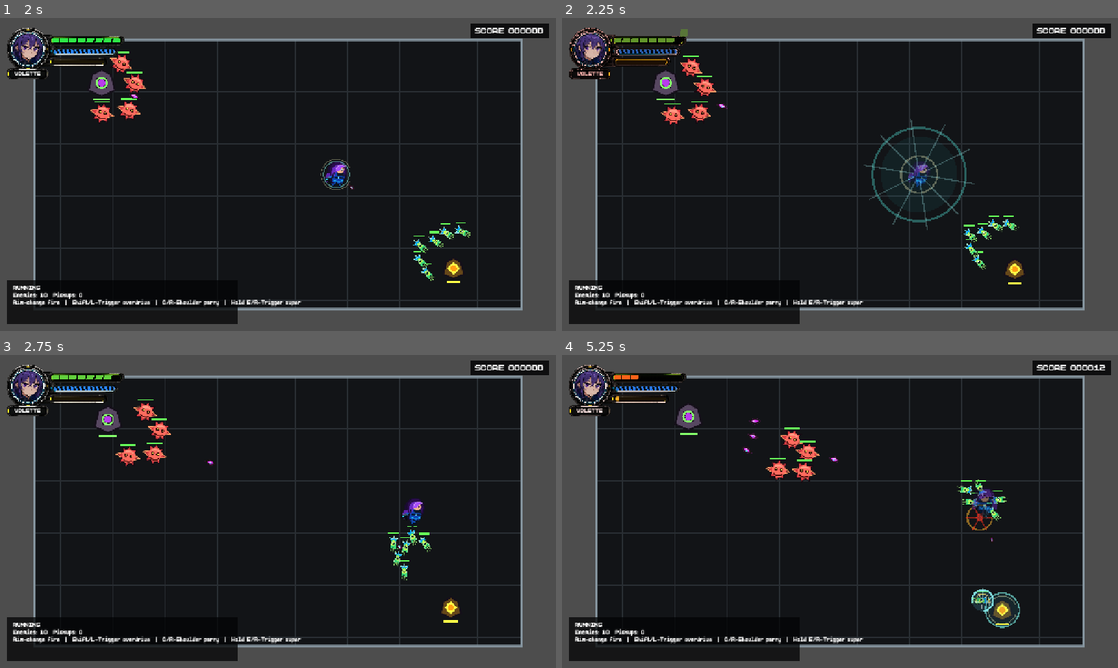
Above: before the commit, frames 1-4 (two rows, left to right).
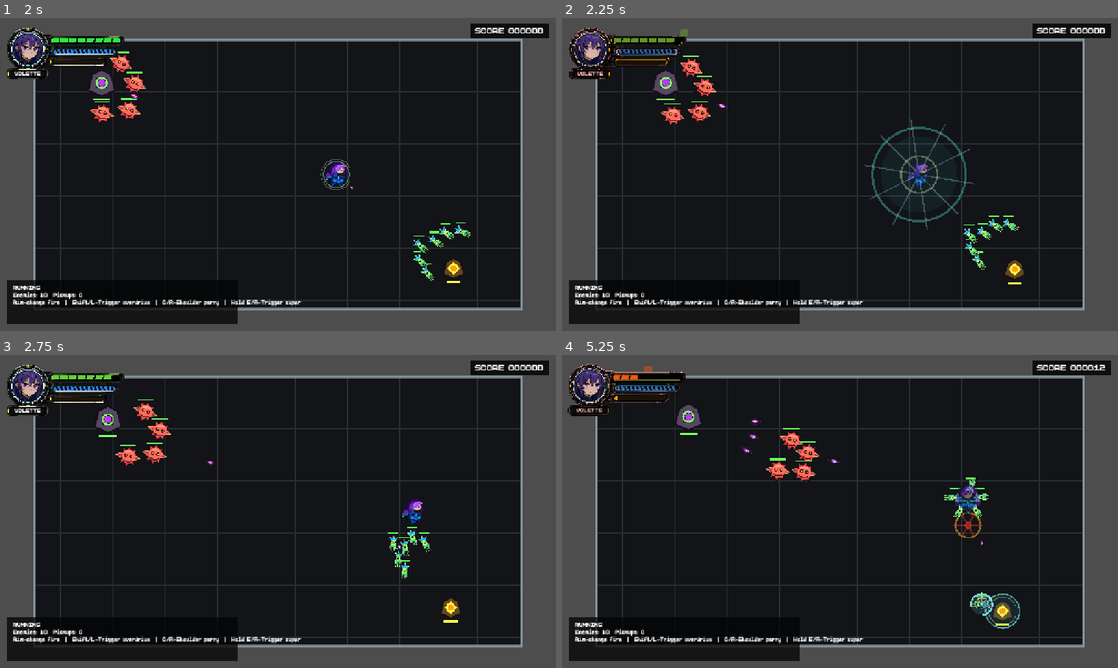
Above: after the commit, the same moments.

Repository: jonzirk76/PAINPOINT
Game: Godot game, scene res://scenes/main.tscn
Two runs of this game, one before a commit and one after it. Both use one fixed random seed, a clock stepped at 60 frames per second and the inputs below.
Inputs (mouse positions are in pixels of both pictures, inside the frame that each line leads up to):
- Up to frame 1 (2 s): tap Enter at 0.5, 1.35 s; move the mouse to (400, 158) at 0.52 s; hold D 0.53-1.28 s; tap R at 0.6 s; click (400, 158) at 0.67 s; tap Space at 0.77, 1.52 s; move the mouse to (166, 190) at 1.27 s; hold Down from 1.28 s (still down)
- Up to frame 2 (2.25 s): move the mouse to (895, 105) at 2.02 s; release Down at 2.03 s; hold D from 2.03 s (still down); tap Q at 2.1 s
- Up to frame 3 (2.75 s): keep holding D
- Up to frame 4 (5.25 s): move the mouse to (812, 574) at 2.77 s; release D at 2.78 s; hold Up 2.78-3.53 s; tap E at 2.85 s; click (812, 574) at 2.92 s; tap Space at 3.02, 3.77, 4.52 s; move the mouse to (1006, 558) at 3.52 s; hold Shift 3.53-4.28 s; hold A 3.53-5.03 s; move the mouse to (673, 464) at 4.27 s; tap R at 4.35 s; move the mouse to (867, 511) at 5.02 s; hold Down from 5.03 s (still down); tap Enter at 5.1 s; click (867, 511) at 5.17 s

Frame 1 is identical in both runs. In frame 2, 0.2% of the frame differs, in the area x 18-83%, y 12-81%; in frame 3, 0.3%; in frame 4, 2.9%, in the area x 1-83%, y 2-88%.

Commit message:
Keep generated room contents inside footprint

Diff:
--- a/scripts/resources/room_interior_generator.gd
+++ b/scripts/resources/room_interior_generator.gd
@@ -559,6 +559,8 @@
 
 
 func _rect_fits_arena(rect: Rect2, level) -> bool:
+	if not _rect_fits_level_envelope(rect, level):
+		return false
 	var points := [
 		rect.position,
 		rect.position + Vector2(rect.size.x, 0.0),
@@ -797,14 +799,26 @@
 
 
 func _apply_wall_tiles(level, wall_tiles: Array[Rect2]) -> void:
+	wall_tiles = _filter_rects_to_level_envelope(level, wall_tiles)
 	level.set_meta("wall_tile_rects", wall_tiles)
 	level.wall_rects = ROOM_GEOMETRY_BUILDER.merge_wall_tiles(wall_tiles)
 
 
 func _apply_void_rects(level, void_rects: Array[Rect2]) -> void:
 	var void_tiles := ROOM_GEOMETRY_BUILDER.rects_to_wall_tiles(void_rects)
+	void_tiles = _filter_rects_to_level_envelope(level, void_tiles)
 	level.set_meta("void_tile_rects", void_tiles)
 	level.void_rects = ROOM_GEOMETRY_BUILDER.merge_wall_tiles(void_tiles)
+
+
+func _filter_rects_to_level_envelope(level, rects: Array[Rect2]) -> Array[Rect2]:
+	if level == null or not level.has_meta("footprint_cells"):
+		return rects.duplicate()
+	var filtered: Array[Rect2] = []
+	for rect in rects:
+		if _rect_fits_level_envelope(rect, level):
+			filtered.append(rect)
+	return filtered
 
 
 func _get_level_wall_tiles(level) -> Array[Rect2]:
@@ -1042,12 +1056,45 @@
 
 
 func _point_is_clear(level, point: Vector2, blockers: Array[Rect2], clearance: float) -> bool:
+	if not _point_is_in_level_envelope(level, point):
+		return false
 	if not ArenaGeometry.contains_point(point, level.arena_bounds, int(level.arena_shape)):
 		return false
 	for blocker in blockers:
 		if blocker.grow(clearance).has_point(point):
 			return false
 	return true
+
+
+func _rect_fits_level_envelope(rect: Rect2, level) -> bool:
+	if level == null or not level.has_meta("footprint_cells"):
+		return true
+	if rect.size.x <= 0.0 or rect.size.y <= 0.0:
+		return false
+	var inset: float = min(1.0, min(rect.size.x, rect.size.y) * 0.25)
+	var points := [
+		rect.position + Vector2(inset, inset),
+		rect.position + Vector2(rect.size.x - inset, inset),
+		rect.position + rect.size - Vector2(inset, inset),
+		rect.position + Vector2(inset, rect.size.y - inset),
+		rect.get_center()
+	]
+	for point in points:
+		if not _point_is_in_level_envelope(level, point):
+			return false
+	return true
+
+
+func _point_is_in_level_envelope(level, point: Vector2) -> bool:
+	if level == null or not level.has_meta("footprint_cells"):
+		return true
+	var epsilon := 0.5
+	var cells: Array[Vector2i] = _get_level_footprint_cells(level)
+	for cell in cells:
+		var cell_rect: Rect2 = ROOM_GEOMETRY_BUILDER.get_cell_rect(cells, cell)
+		if point.x >= cell_rect.position.x - epsilon and point.y >= cell_rect.position.y - epsilon and point.x <= cell_rect.position.x + cell_rect.size.x + epsilon and point.y <= cell_rect.position.y + cell_rect.size.y + epsilon:
+			return true
+	return false
 
 
 func _get_door_entry_position(bounds: Rect2, direction: String) -> Vector2:
--- a/tests/smoke_tests.gd
+++ b/tests/smoke_tests.gd
@@ -2609,6 +2609,8 @@
 			failures.append("Generated room blockers should stay aligned to the canonical tile grid.")
 		if not _level_door_openings_are_unblocked(sampled_room, connections):
 			failures.append("Generated exterior wall growth should not block connected door openings.")
+		if not _level_generated_blockers_stay_inside_footprint(sampled_room):
+			failures.append("Generated room blockers should stay inside the canonical footprint envelope.")
 		if _get_blocker_tile_count(sampled_room) >= 12:
 			complex_room_count += 1
 		if _has_contiguous_blocker_group(_get_level_meta_rects(sampled_room, "wall_tile_rects", sampled_room.wall_rects), 4):
@@ -2938,6 +2940,54 @@
 		if not _rect_is_tile_aligned(rect, tile_size):
 			return false
 	return true
+
+
+func _level_generated_blockers_stay_inside_footprint(level) -> bool:
+	if level == null or not level.has_meta("footprint_cells"):
+		return false
+	for rect in _get_level_meta_rects(level, "wall_tile_rects", level.wall_rects):
+		if not _rect_fits_level_footprint(level, rect):
+			return false
+	for rect in _get_level_meta_rects(level, "void_tile_rects", level.void_rects):
+		if not _rect_fits_level_footprint(level, rect):
+			return false
+	for placement in level.destructible_prop_placements:
+		if placement == null:
+			continue
+		var prop_rect := Rect2(placement.position - placement.size * 0.5, placement.size)
+		if not _rect_fits_level_footprint(level, prop_rect):
+			return false
+	for placement in level.spawner_placements:
+		if placement != null and not _point_is_in_level_footprint(level, placement.position):
+			return false
+	return true
+
+
+func _rect_fits_level_footprint(level, rect: Rect2) -> bool:
+	var inset: float = min(1.0, min(rect.size.x, rect.size.y) * 0.25)
+	var points := [
+		rect.position + Vector2(inset, inset),
+		rect.position + Vector2(rect.size.x - inset, inset),
+		rect.position + rect.size - Vector2(inset, inset),
+		rect.position + Vector2(inset, rect.size.y - inset),
+		rect.get_center()
+	]
+	for point in points:
+		if not _point_is_in_level_footprint(level, point):
+			return false
+	return true
+
+
+func _point_is_in_level_footprint(level, point: Vector2) -> bool:
+	var builder = load("res://scripts/resources/room_geometry_builder.gd")
+	var cells: Array[Vector2i] = []
+	for cell in level.get_meta("footprint_cells"):
+		cells.append(cell)
+	for cell in cells:
+		var rect: Rect2 = builder.get_cell_rect(cells, cell)
+		if point.x >= rect.position.x - 0.5 and point.y >= rect.position.y - 0.5 and point.x <= rect.position.x + rect.size.x + 0.5 and point.y <= rect.position.y + rect.size.y + 0.5:
+			return true
+	return false
 
 
 func _level_door_openings_are_unblocked(level, connections: Dictionary) -> bool:
